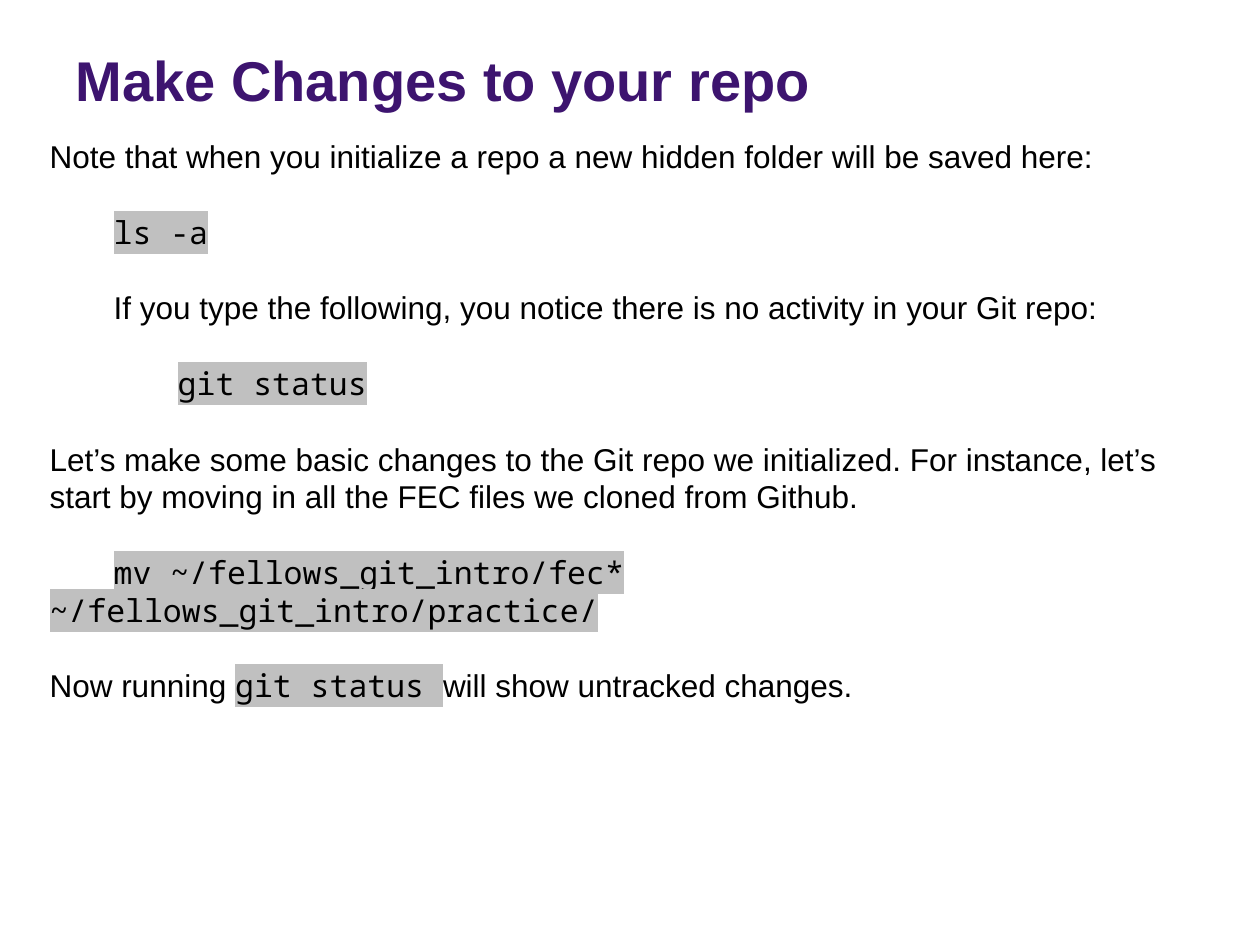
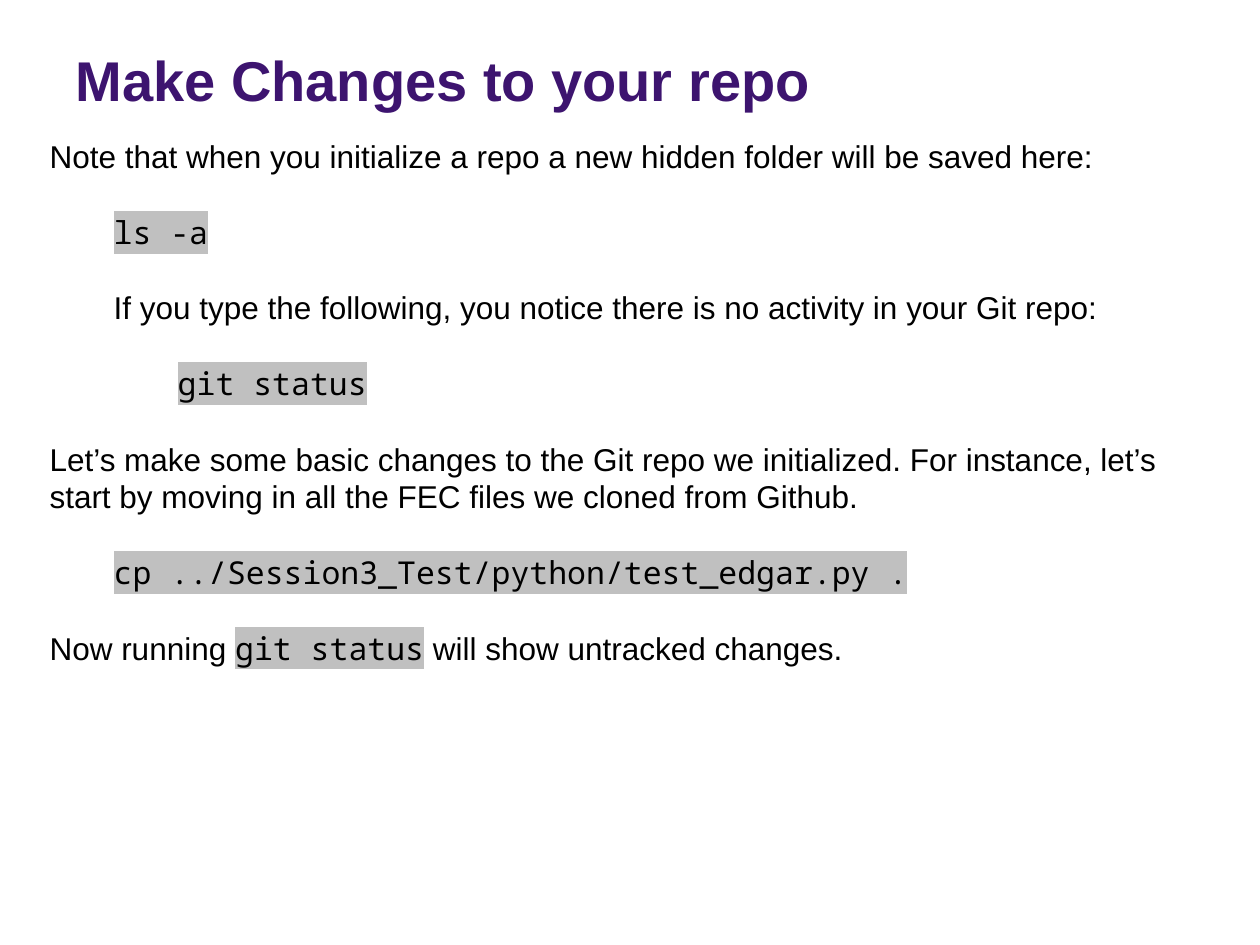
Before and after one commit to rs-kellogg/workshop_2022, a slide deck: slide 9 of Session5_Version_Control/2022_source_control.pptx (slide 8 before the commit). Drawn at 1260x945 pixels with LibreOffice and Linux fonts; fonts in the diff are those of the drawing; background and template pictures are left out. Boxes give left, top, right and bottom in pixels: in the first picture for what was removed or moved away, otherwise in the second. Text is boxed around its words. In the diff, an @@ line names an element or a change of style, - is before the commit and + after.

Commit message:
updating session 5 slides

```diff
--- a/Session5_Version_Control/2022_source_control.pptx
+++ b/Session5_Version_Control/2022_source_control.pptx
@@ text at <box>114,560,869,592</box>: text changed @@
-mv ~/fellows_git_intro/fec* ~/fellows_git_intro/practice/
+cp ../Session3_Test/python/test_edgar.py .
```
Also in this commit, not shown: 3 other slides changed, 1 slide added, 1 slide removed, 4 other files.
